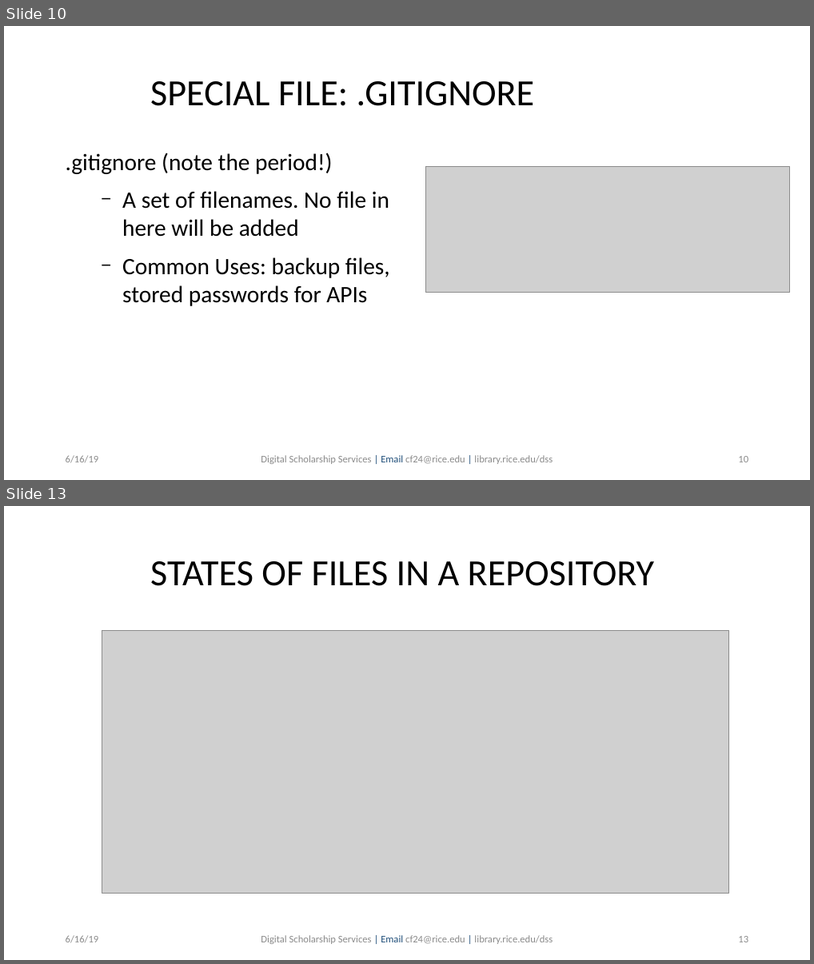
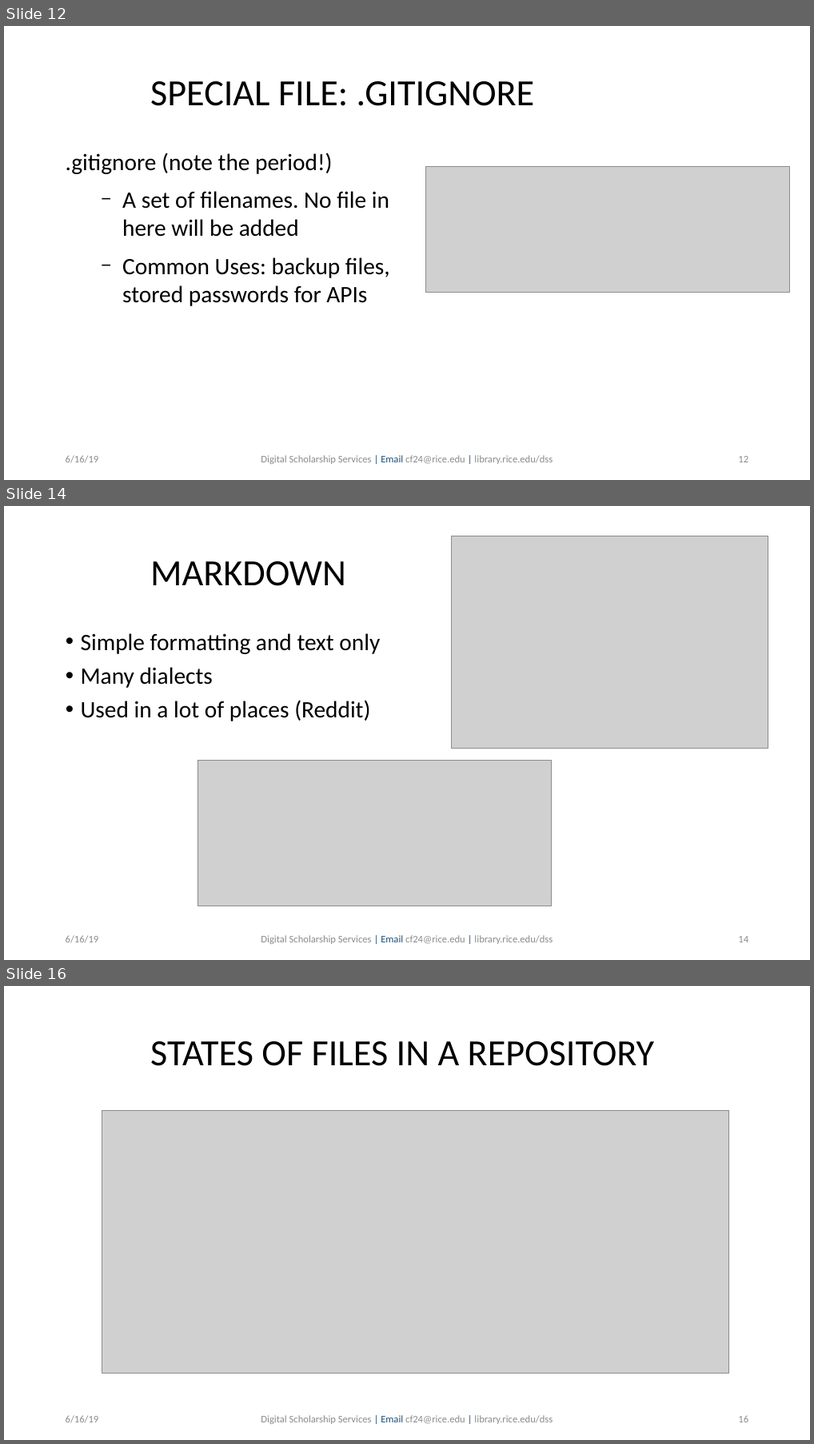
Before and after one commit to bakitybacon/rice-data-and-donuts, a slide deck: github/Introduction to Git & GitHub.pptx. Shown one above the other, each under a label of ours: slides 10 and 13 before the commit, slides 12, 14 and 16 after it; the slides between them are not shown. The pictures are 814x964 and 814x1444 pixels, drawn with LibreOffice and Linux fonts; fonts in the diff are those of the drawing; grey boxes stand for pictures; background and template pictures are left out. Boxes give left, top, right and bottom in pixels: in the first picture for what was removed or moved away, otherwise in the second. Text is boxed around its words. In the diff, an @@ line names an element or a change of style, - is before the commit and + after.

```diff
--- a/github/Introduction to Git & GitHub.pptx
+++ b/github/Introduction to Git & GitHub.pptx
@@ slide 14 added at (4, 506, 810, 960), background #FFFFFF @@
@@ picture added at (452, 536, 769, 748) @@
@@ text added at (150, 561, 346, 586), 44 pt, text #000000 @@
+MARKDOWN
@@ text added at (81, 633, 380, 721), 28 pt, text #000000 @@
+• Simple formatting and text only
+• Many dialects
+• Used in a lot of places (Reddit)
@@ picture added at (198, 760, 551, 905) @@
@@ text added at (66, 935, 99, 943), 12 pt, text #8B8B8B @@
+6/16/19
@@ text added at (261, 935, 553, 944), 12 pt, text #8B8B8B @@
+Digital Scholarship Services | Email cf24@rice.edu | library.rice.edu/dss
@@ page number added at (738, 936, 749, 942), 12 pt, text #8B8B8B @@
+14
@@ what was slide 10 is now slide 12 @@
@@ page number at (738, 456, 749, 462): text changed @@
-10
+12
@@ what was slide 13 is now slide 16 @@
@@ page number at (738, 1415, 749, 1422): text changed @@
-13
+16
```
Also in this commit, not shown: 1 slide changed, 9 other slides added.
